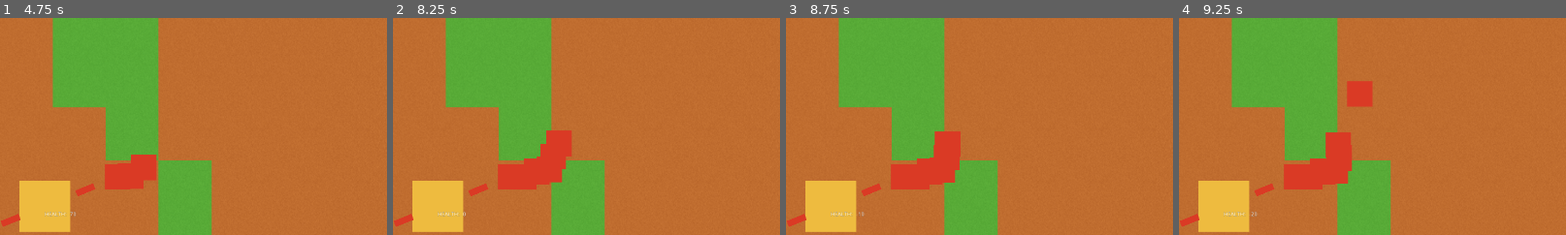
Above: before the commit, frames 1-4 (left to right).
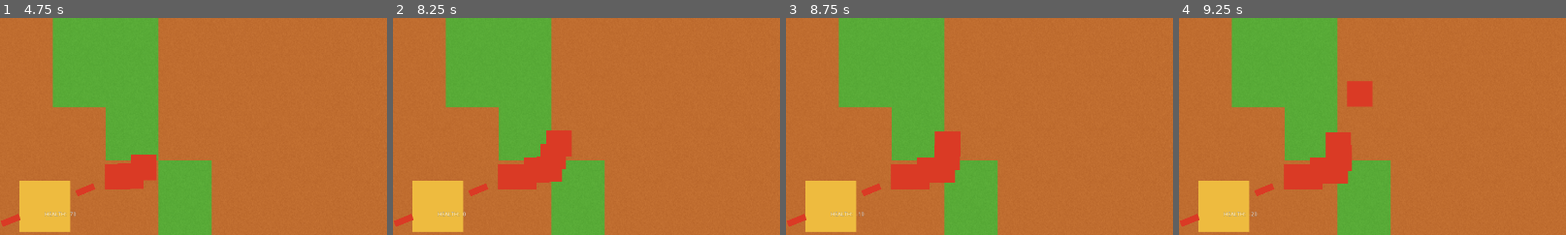
Above: after the commit, the same moments.

Repository: quantum-defence/quantum-defence
Game: Godot game, scene res://src/map/Map.tscn
Same seed, same stepped clock (60 frames per second), same inputs: the game is played once before the commit and once after it.
Inputs (mouse positions are % of the whole screen's width and height, from its top left):
- Up to frame 1 (4.75 s): tap Enter at 0.5 s; move the mouse to (72, 45) at 0.52 s; click (72, 45) at 0.67 s; tap Space at 1.25 s; move the mouse to (30, 55) at 1.27 s; click (30, 55) at 1.42 s; move the mouse to (60, 28) at 2.02 s; click (60, 28) at 2.17 s; move the mouse to (45, 70) at 2.77 s; click (45, 70) at 2.92 s; move the mouse to (80, 65) at 3.52 s; click (80, 65) at 3.67 s; move the mouse to (20, 35) at 4.27 s; click (20, 35) at 4.42 s
- Up to frame 2 (8.25 s): tap Enter at 5 s; move the mouse to (55, 50) at 5.02 s; click (55, 50) at 5.17 s; move the mouse to (35, 25) at 5.77 s; click (35, 25) at 5.92 s; move the mouse to (72, 45) at 6.52 s; click (72, 45) at 6.67 s; move the mouse to (30, 55) at 7.27 s; click (30, 55) at 7.42 s; move the mouse to (60, 28) at 8.02 s; click (60, 28) at 8.17 s
- Up to frame 3 (8.75 s): no input
- Up to frame 4 (9.25 s): tap Space at 8.75 s; move the mouse to (45, 70) at 8.77 s; click (45, 70) at 8.92 s
The pictures show only the part of the screen within x 0-50%, y 16-66%; the shares and areas given below are measured in that part.

Frame 1 is identical in both runs. In frame 2, less than 0.1% of the frame differs, in the area x 33-44%, y 64-77%; in frame 3, less than 0.1%, in the area x 33-46%, y 58-77%; in frame 4, less than 0.1%.
Error after the commit: Invalid call. Nonexistent function 'select' in base 'Area2D (Selector.gd)'. (res://src/map/Map.gd:11)

Commit message:
Add selector placeholder functions to Map

Diff:
--- /dev/null
+++ b/game/src/map/Map.gd
@@ -0,0 +1,26 @@
+extends Node2D
+
+const TILE_SIZE = 64.0
+enum tile_content {ROAD, EMPTY_PLOT, TURRET, BASE, INVALID}
+
+func _unhandled_input(event: InputEvent) -> void:
+	if event is InputEventMouseButton:
+		if event.button_index == BUTTON_LEFT and event.pressed:
+			var x = event.position.x / TILE_SIZE
+			var y = event.position.y / TILE_SIZE
+			$Selector.select(x, y)
+
+func get_contents_at(x: int, y : int) -> void:
+	# Check for turrets
+	# Check for path
+	return
+
+func is_valid_turret_drop(x: int, y: int) -> bool:
+	# for now all values return true
+	return true
+
+func build_turret_at(x: int, y: int) -> void:
+	# var turret = preload(...).instance()
+	# add_child(turret)
+	# turret.position(Vector2(x,y) * TILE_SIZE)
+	return
--- a/game/src/map/Map.tscn
+++ b/game/src/map/Map.tscn
@@ -1,11 +1,10 @@
-[gd_scene load_steps=24 format=2]
+[gd_scene load_steps=25 format=2]
 
 [ext_resource path="res://assets/img/map-tiles-smallest.png" type="Texture" id=1]
 [ext_resource path="res://src/map/Home.tscn" type="PackedScene" id=2]
 [ext_resource path="res://src/enemy/EnemySpawnPoint.tscn" type="PackedScene" id=3]
-
-[sub_resource type="RectangleShape2D" id=1]
-extents = Vector2( 832, 448 )
+[ext_resource path="res://src/map/Map.gd" type="Script" id=4]
+[ext_resource path="res://src/map/Selector.tscn" type="PackedScene" id=5]
 
 [sub_resource type="NavigationPolygon" id=2]
 vertices = PoolVector2Array( 0, 0, 128, 0, 128, 128, 0, 128 )
@@ -357,12 +356,7 @@
 17/z_index = 0
 
 [node name="Map" type="Node2D"]
-
-[node name="Area2D" type="Area2D" parent="."]
-
-[node name="CollisionShape2D" type="CollisionShape2D" parent="Area2D"]
-position = Vector2( 832, 448 )
-shape = SubResource( 1 )
+script = ExtResource( 4 )
 
 [node name="Navigator" type="Navigation2D" parent="."]
 
@@ -379,3 +373,6 @@
 
 [node name="Home" parent="." instance=ExtResource( 2 )]
 position = Vector2( 110.948, 638.687 )
+
+[node name="Selector" parent="." instance=ExtResource( 5 )]
+position = Vector2( -166, -167 )
--- /dev/null
+++ b/game/src/map/Selector.gd
@@ -0,0 +1,14 @@
+extends Area2D
+
+const TILE_SIZE := 64.0
+
+var _x : int
+var _y : int
+
+func selector(x : int, y : int) -> void:
+	_x = x
+	_y = y
+	position = Vector2(x,y) * TILE_SIZE
+
+func get_contents_at() -> void:
+	get_parent().get_contents_at(_x, _y)
--- /dev/null
+++ b/game/src/map/Selector.tscn
@@ -0,0 +1,13 @@
+[gd_scene load_steps=3 format=2]
+
+[ext_resource path="res://src/map/Selector.gd" type="Script" id=1]
+
+[sub_resource type="RectangleShape2D" id=1]
+extents = Vector2( 64, 64 )
+
+[node name="Selector" type="Area2D"]
+script = ExtResource( 1 )
+
+[node name="CollisionShape2D" type="CollisionShape2D" parent="."]
+position = Vector2( 64, 64 )
+shape = SubResource( 1 )
